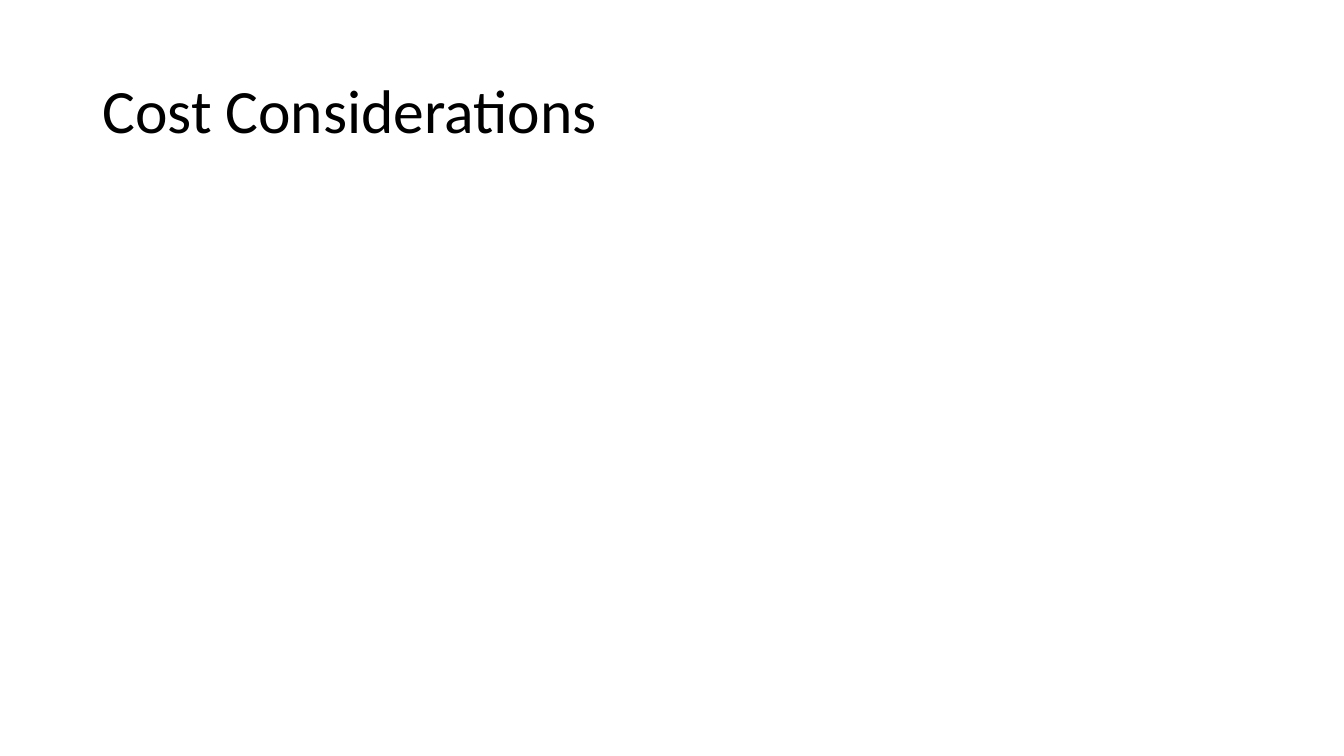
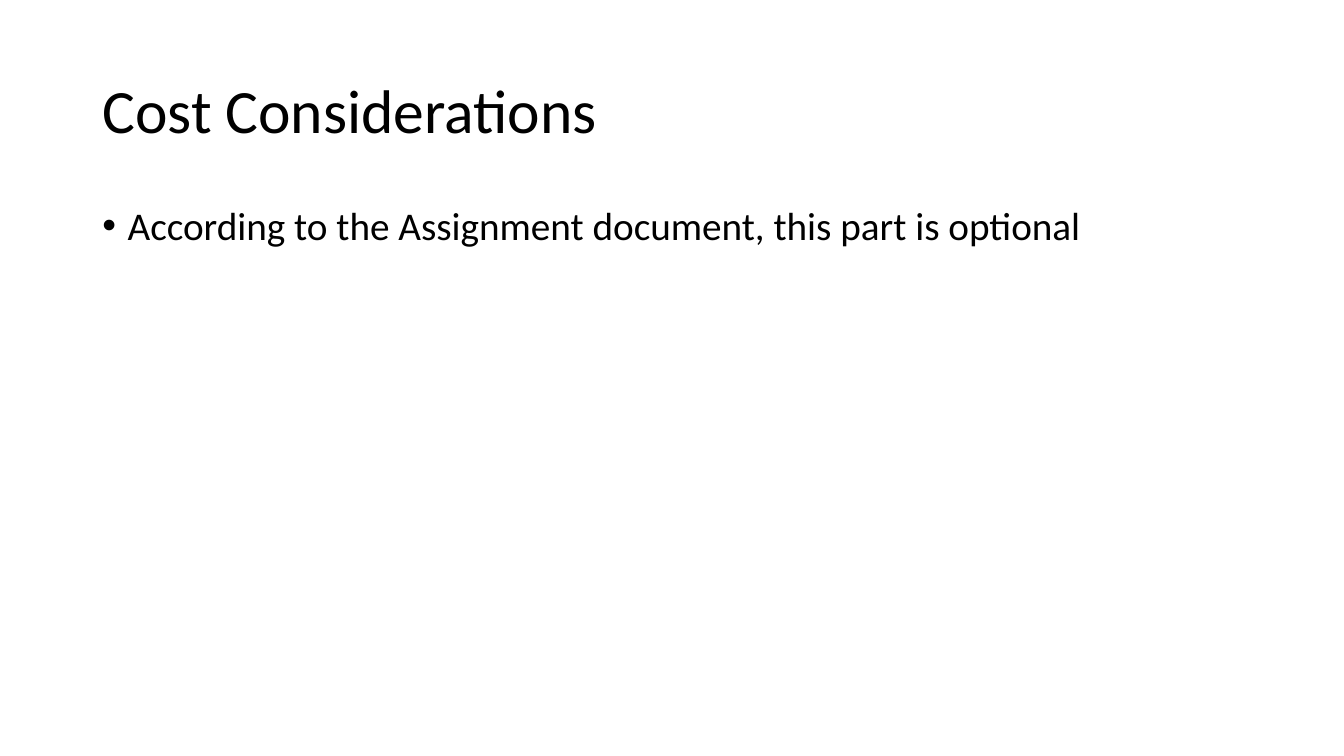
Before and after one commit to WilliamCareySemiColon/college_y3, a slide deck: slide 11 of Cloud_Computing/Labs/Assignment/part 2/Cloud-Computing-Assignment-2.pptx. Drawn at 1344x756 pixels with LibreOffice and Linux fonts; fonts in the diff are those of the drawing. Boxes give left, top, right and bottom in pixels: in the first picture for what was removed or moved away, otherwise in the second. Text is boxed around its words. In the diff, an @@ line names an element or a change of style, - is before the commit and + after.

```diff
--- a/Cloud_Computing/Labs/Assignment/part 2/Cloud-Computing-Assignment-2.pptx
+++ b/Cloud_Computing/Labs/Assignment/part 2/Cloud-Computing-Assignment-2.pptx
@@ text added at (128,212,1080,247), 28 pt, text #000000 @@
+• According to the Assignment document, this part is optional
```
Also in this commit, not shown: 9 other slides changed, 1 slide removed, 1 other file.
